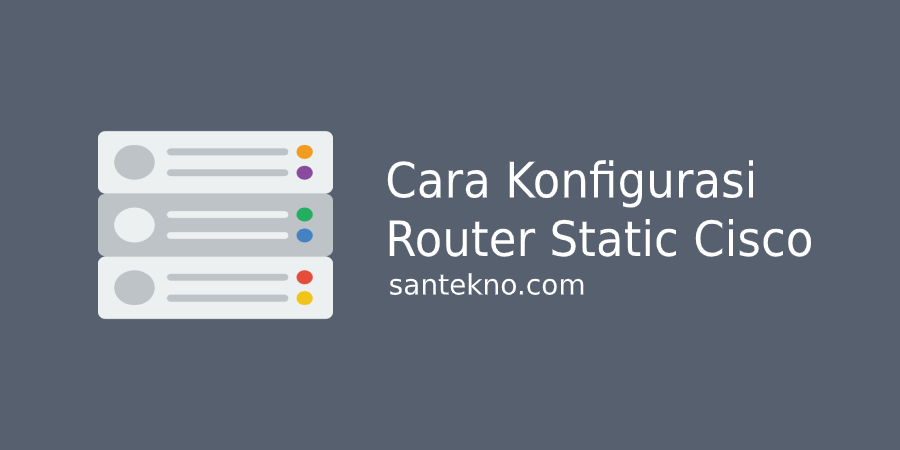
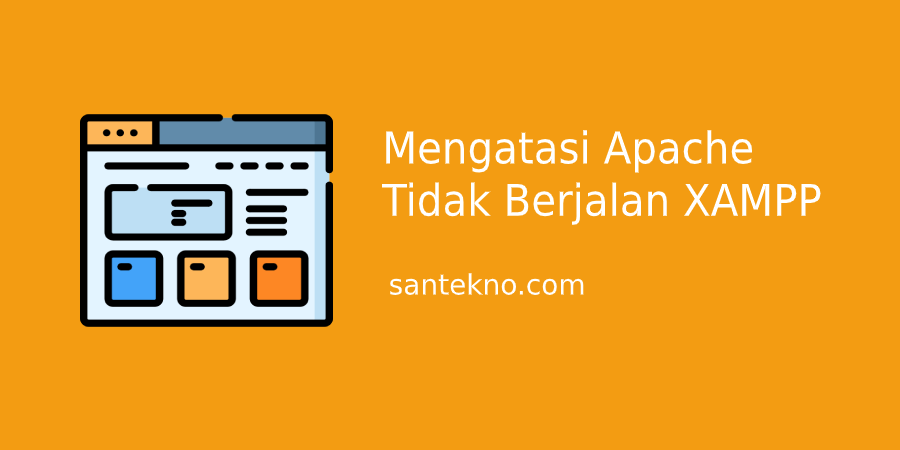
Revision of a layered 900 × 450 image; what changed, layer by layer:
renamed "Cara Konfigurasi Router Static C" to "Mengatasi Apache Tidak Berjalan", painted on it over [382, 130, 821, 257]
renamed "router" to "website", painted on it over [80, 114, 333, 327]
